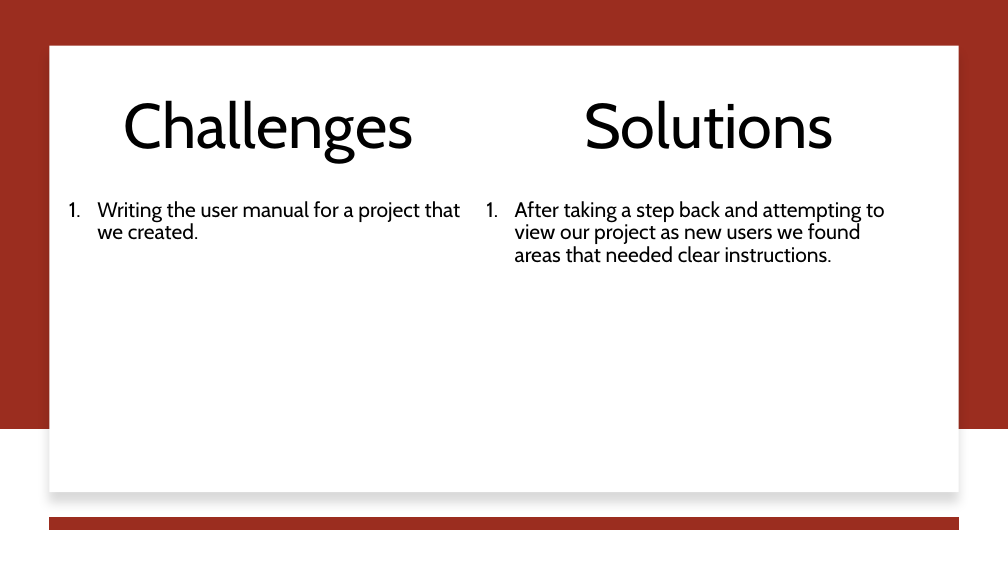
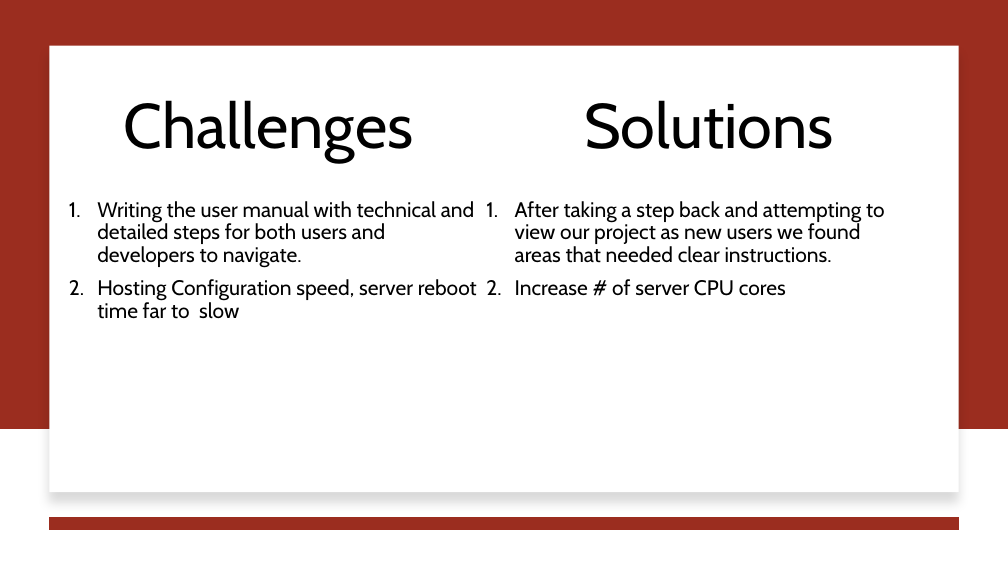
Before and after one commit to jjdeuce06/VulcanActivityTracker, a slide deck: slide 4 of Documentation/Weekly Report/week13/CMSC-4920-Week13-Group2.pptx. Drawn at 1008x567 pixels with LibreOffice and Linux fonts; fonts in the diff are those of the drawing. Boxes give left, top, right and bottom in pixels: in the first picture for what was removed or moved away, otherwise in the second. Text is boxed around its words. In the diff, an @@ line names an element or a change of style, - is before the commit and + after.

```diff
--- a/Documentation/Weekly Report/week13/CMSC-4920-Week13-Group2.pptx
+++ b/Documentation/Weekly Report/week13/CMSC-4920-Week13-Group2.pptx
@@ text at (97,201,477,319): text changed @@
-1. Writing the user manual for a project that we created.
+1. Writing the user manual with technical and detailed steps for both users and developers to navigate.
+2. Hosting Configuration speed, server reboot time far to slow
@@ text at (515,279,786,296): paragraph added @@
+2. Increase # of server CPU cores
```
Also in this commit, not shown: 2 other slides changed, 1 other file.
